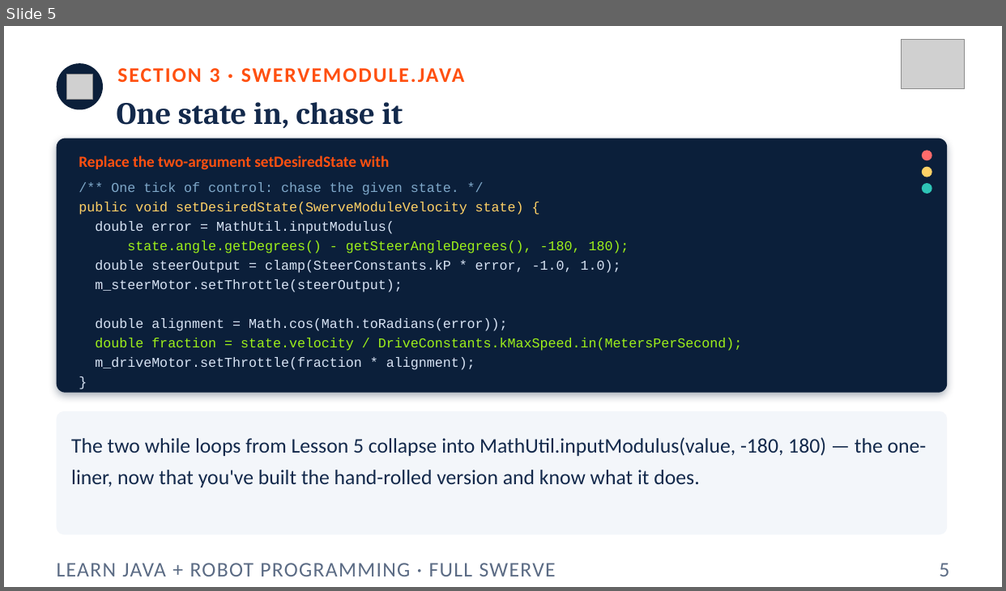
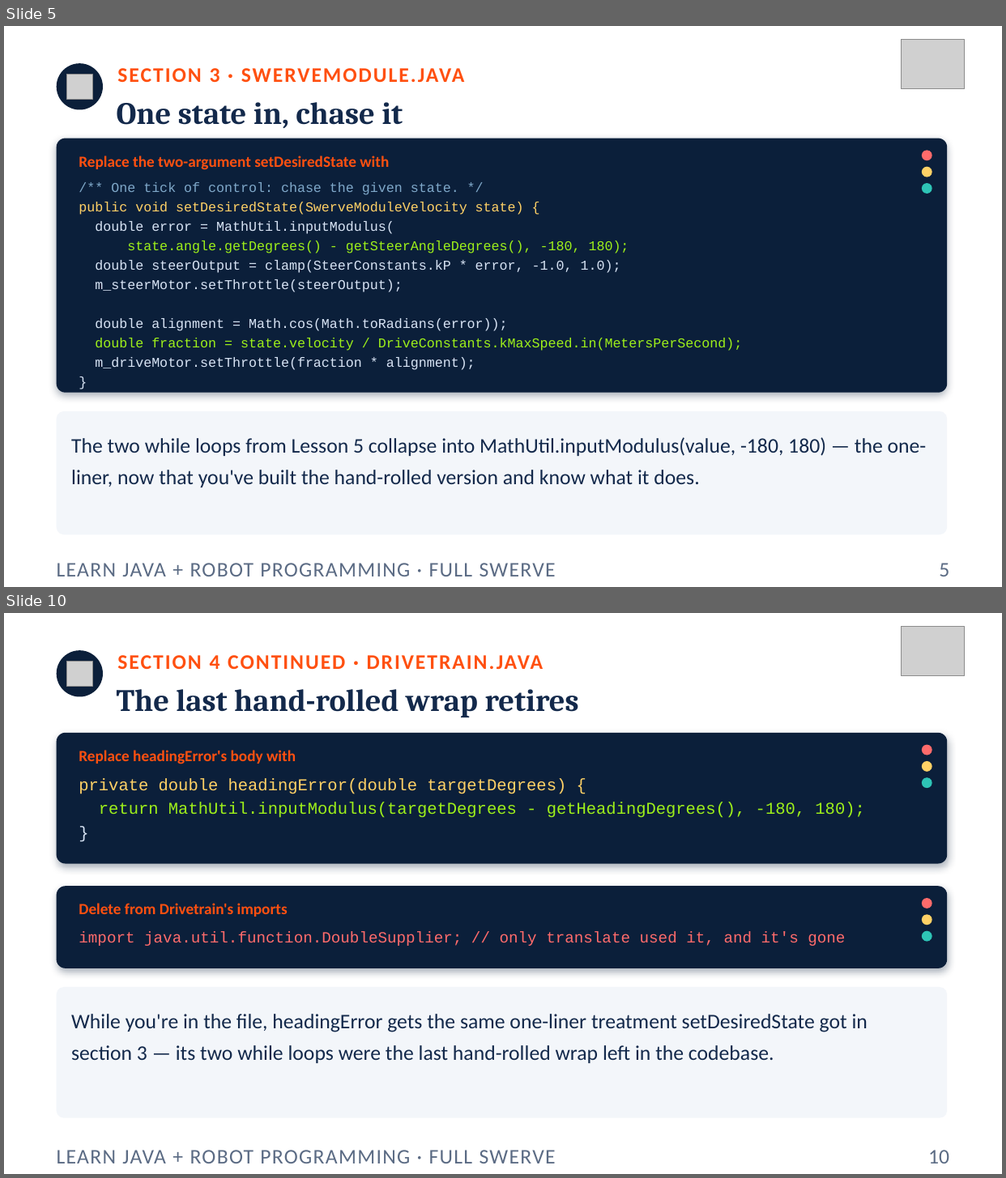
Before and after one commit to FRC5010/BasicRobotLessons, a slide deck: docs/presentations/v3/10-kinematics.pptx. Shown one above the other, each under a label of ours: slide 5 before the commit, slides 5 and 10 after it; the slides between them are not shown. The pictures are 1006x591 and 1006x1178 pixels, drawn with LibreOffice and Linux fonts; fonts in the diff are those of the drawing; grey boxes stand for pictures. Boxes give left, top, right and bottom in pixels: in the first picture for what was removed or moved away, otherwise in the second. Text is boxed around its words. In the diff, an @@ line names an element or a change of style, - is before the commit and + after.

```diff
--- a/docs/presentations/v3/10-kinematics.pptx
+++ b/docs/presentations/v3/10-kinematics.pptx
@@ slide 10 added at box(4, 613, 1002, 1174), background #FFFFFF @@
@@ picture added at box(901, 627, 965, 676) @@
@@ ellipse added at box(57, 650, 103, 697), fill #0B1F3A @@
@@ picture added at box(67, 661, 92, 687) @@
@@ text added at box(117, 655, 543, 669), 20 pt, text #FF5010, bold @@
+SECTION 4 CONTINUED · DRIVETRAIN.JAVA
@@ text added at box(117, 689, 579, 717), 30 pt, text #13294B, bold @@
+The last hand-rolled wrap retires
@@ rounded rectangle added at box(57, 733, 948, 864), fill #0B1F3A @@
@@ text added at box(79, 750, 296, 764), 15 pt, text #FF5010, bold @@
+Replace headingError's body with
@@ ellipse added at box(922, 745, 932, 756), fill #FF6B6B @@
@@ text added at box(79, 778, 864, 818), 16 pt, text #9EF01A @@
+private double headingError(double targetDegrees) {
+return MathUtil.inputModulus(targetDegrees - getHeadingDegrees(), -180, 180);
+}
@@ ellipse added at box(922, 761, 932, 772), fill #FFD166 @@
@@ ellipse added at box(922, 777, 932, 788), fill #2EC4B6 @@
@@ rounded rectangle added at box(57, 886, 948, 969), fill #0B1F3A @@
@@ text added at box(79, 903, 288, 917), 15 pt, text #FF5010, bold @@
+Delete from Drivetrain's imports
@@ ellipse added at box(922, 898, 932, 909), fill #FF6B6B @@
@@ ellipse added at box(922, 914, 932, 925), fill #FFD166 @@
@@ text added at box(79, 931, 845, 946), 15 pt, text #FF6B6B @@
+import java.util.function.DoubleSupplier; // only translate used it, and it's gone
@@ ellipse added at box(922, 931, 932, 942), fill #2EC4B6 @@
@@ rounded rectangle added at box(57, 987, 948, 1118), fill #F3F6FA @@
@@ text added at box(71, 1014, 867, 1063), 20 pt, text #13294B @@
+While you're in the file, headingError gets the same one-liner treatment setDesiredState got in section 3 — its two while loops were the last hand-rolled wrap left in the codebase.
@@ text added at box(57, 1150, 556, 1164), 20 pt, text #5B6B84 @@
+LEARN JAVA + ROBOT PROGRAMMING · FULL SWERVE
@@ text added at box(928, 1150, 949, 1164), 20 pt, text #5B6B84 @@
+10
```
Also in this commit, not shown: 7 slides changed, 2 other slides added, 2 other files.
